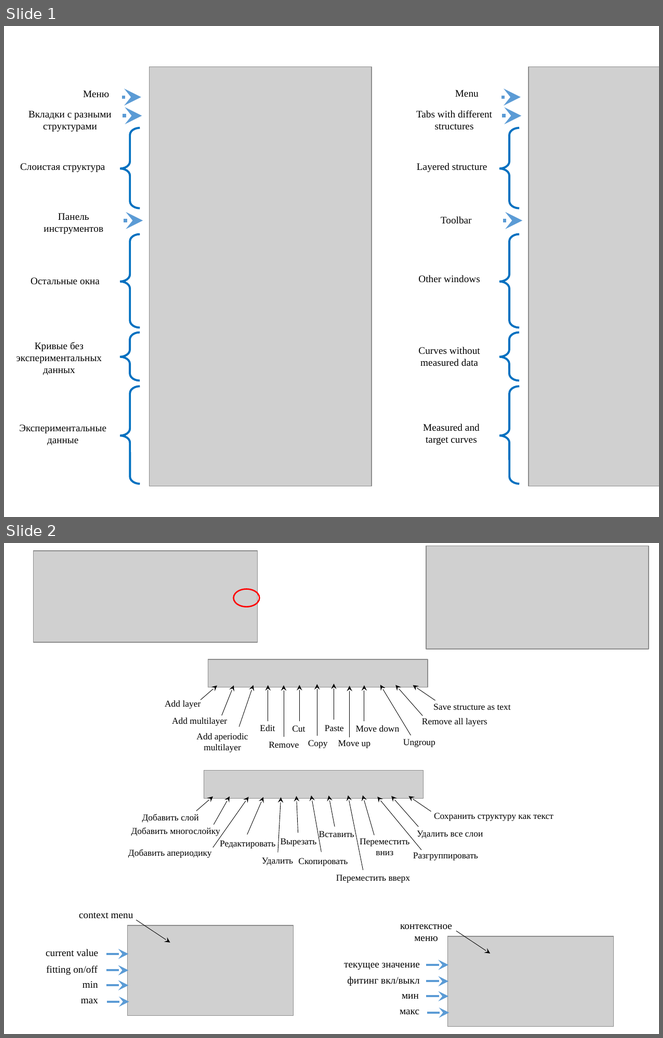
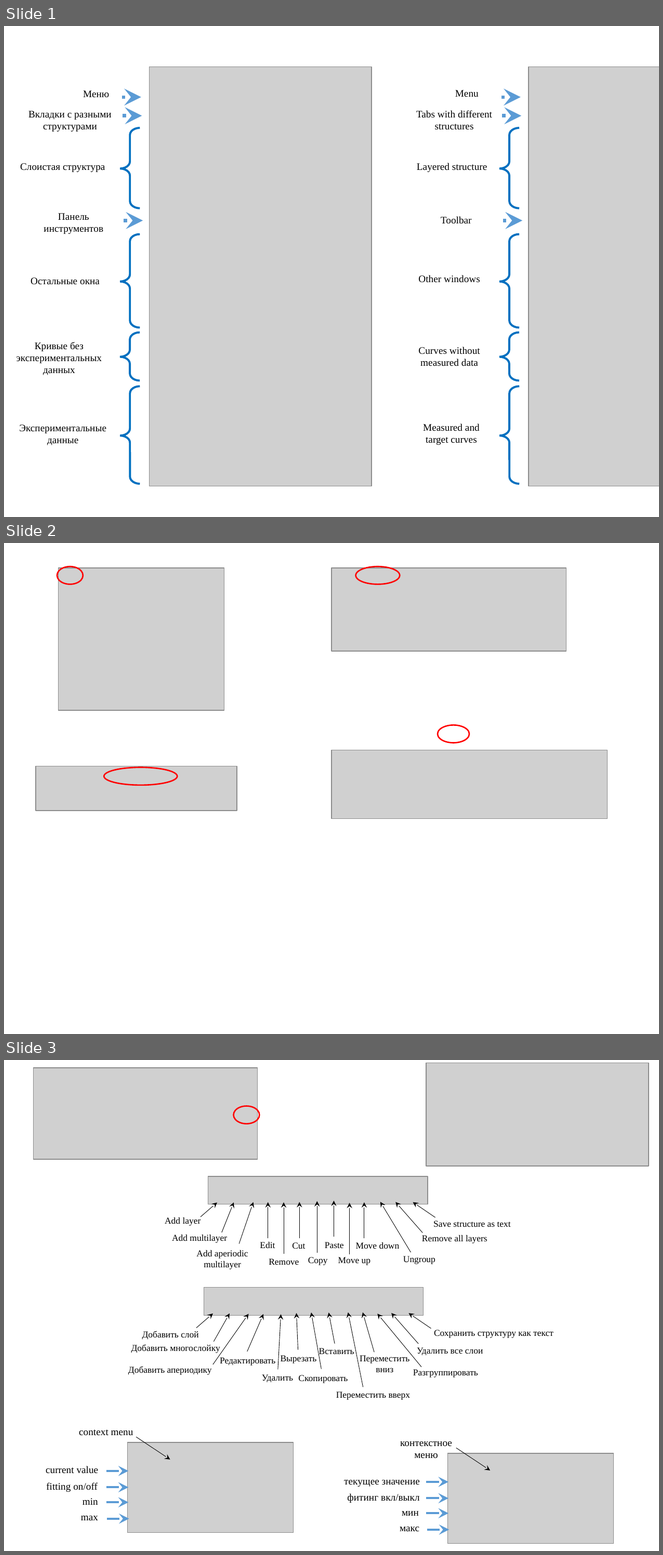
Before and after one commit to svech/Multifitting, a slide deck: manual/Pictures 2.0/Pictures 2.0.pptx. Shown one above the other, each under a label of ours: slides 1 and 2 before the commit, slides 1, 2 and 3 after it. The pictures are 663x1038 and 663x1555 pixels, drawn with LibreOffice and Linux fonts; fonts in the diff are those of the drawing; grey boxes stand for pictures. Boxes give left, top, right and bottom in pixels: in the first picture for what was removed or moved away, otherwise in the second. Text is boxed around its words. In the diff, an @@ line names an element or a change of style, - is before the commit and + after.

```diff
--- a/manual/Pictures 2.0/Pictures 2.0.pptx
+++ b/manual/Pictures 2.0/Pictures 2.0.pptx
@@ slide 2 added at (4, 543, 659, 1034), background #FFFFFF @@
@@ ellipse added at (57, 566, 83, 584), outline #FF0000 1.5 pt @@
@@ picture added at (59, 568, 224, 711) @@
@@ picture added at (332, 568, 566, 651) @@
@@ ellipse added at (356, 566, 400, 584), outline #FF0000 1.5 pt @@
@@ ellipse added at (438, 725, 469, 743), outline #FF0000 1.5 pt @@
@@ picture added at (332, 750, 607, 819) @@
@@ picture added at (35, 767, 236, 811) @@
@@ ellipse added at (104, 768, 178, 785), outline #FF0000 1.5 pt @@
@@ what was slide 2 is now slide 3 @@
```
Also in this commit, not shown: 3 other files.
